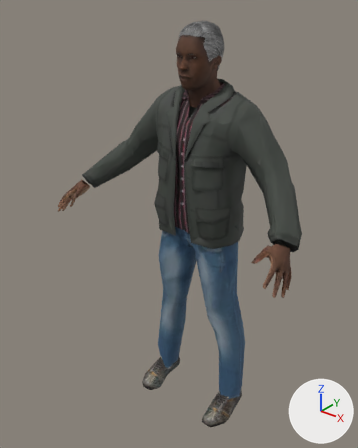
One commit to the glTF model public/models/people/mh_musculoso.glb: the scene before it, then after it.
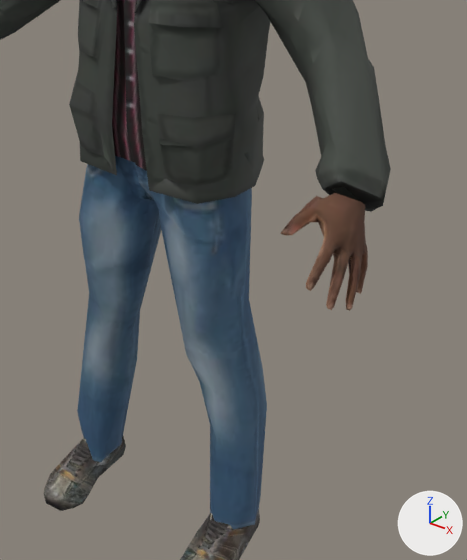
The first picture shows the older version from a 50 mm camera at (1.25, -1.754, 2.056) aimed at (-0.053, -0.125, 1.046). The close-ups show the older and then the newer version on the part from 34% to 94% of the width and 35% to 92% of the height of that picture. Only the edits that show in the close-ups are written down. Lighting does not change. The marker at lower right points along +X, +Y and +Z.

Before the edit, the objects in view are built like this:
```python
me_mh_musculoso = bpy.data.meshes.new('mh_musculoso')
me_mh_musculoso.from_pydata(...)  # 2930 vertices, 4763 faces; spans x -0.61..0.61, y -0.42..0.15, z 0.0..1.92
me_mh_musculoso.materials.append(mat_persona)
ob_cuerpo = bpy.data.objects.new('cuerpo', me_mh_musculoso)
ob_cuerpo.location = (0.0, 0.0, 0.0)
```
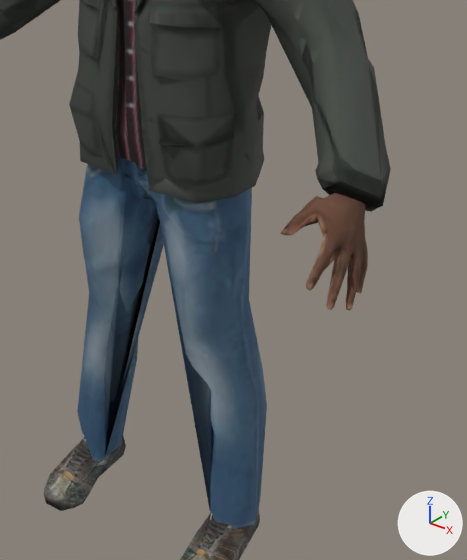
Changed parts and their boxes [x1, y1, x2, y2] in the close-ups (467 x 560 px):
'lejos', added: after [18, 0, 381, 510]

Diff of the bpy script that builds the scene:
```diff
--- a/public/models/people/mh_musculoso.glb.py
+++ b/public/models/people/mh_musculoso.glb.py
@@ me_mh_musculoso_lejos @@
+me_mh_musculoso_lejos.from_pydata(...)  # 836 vertices, 1470 faces; spans x -0.61..0.61, y -0.42..0.15, z 0.01..1.92
+me_mh_musculoso_lejos.materials.append(mat_persona)
@@ ob_lejos @@
+ob_lejos = bpy.data.objects.new('lejos', me_mh_musculoso_lejos)
+ob_lejos.location = (0.0, 0.0, 0.0)
```
